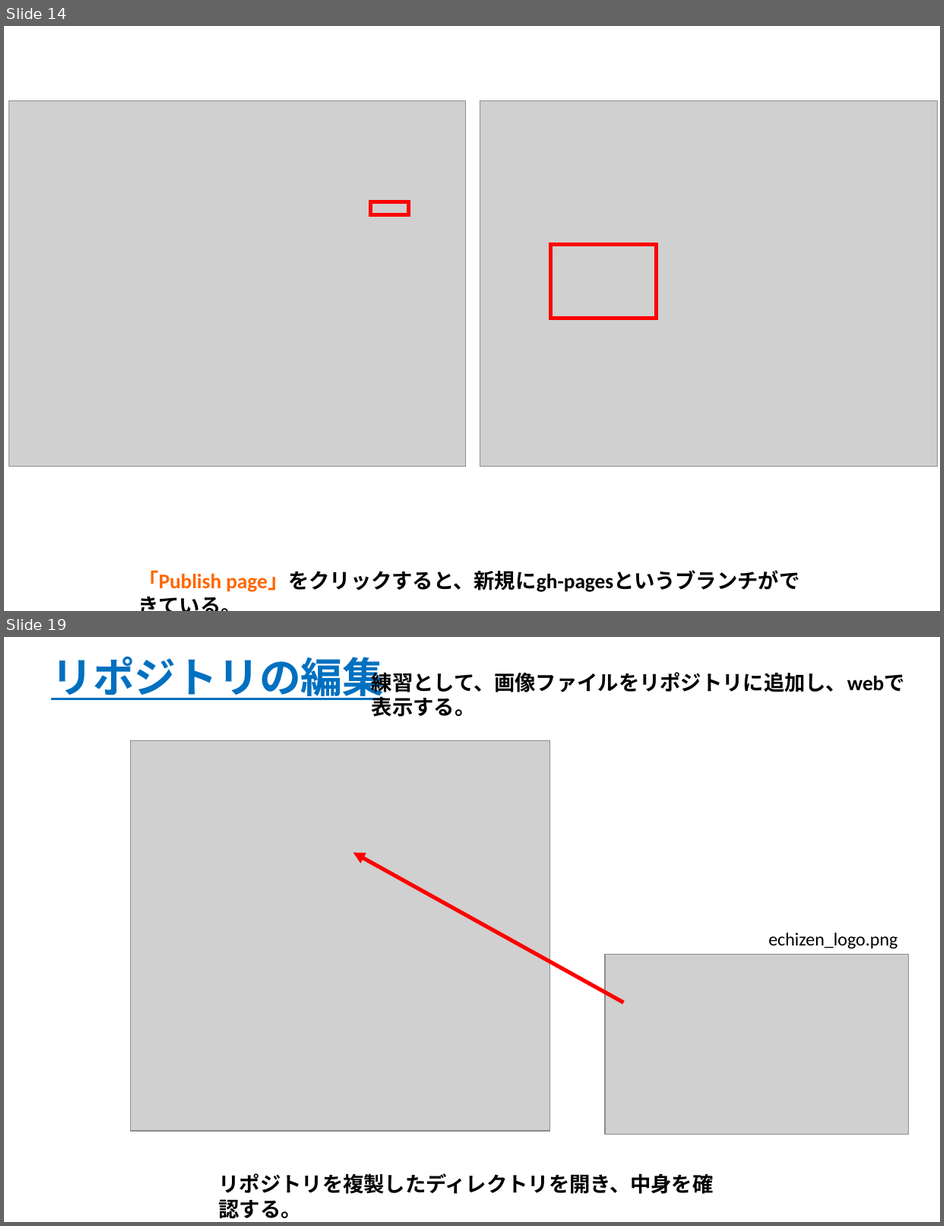
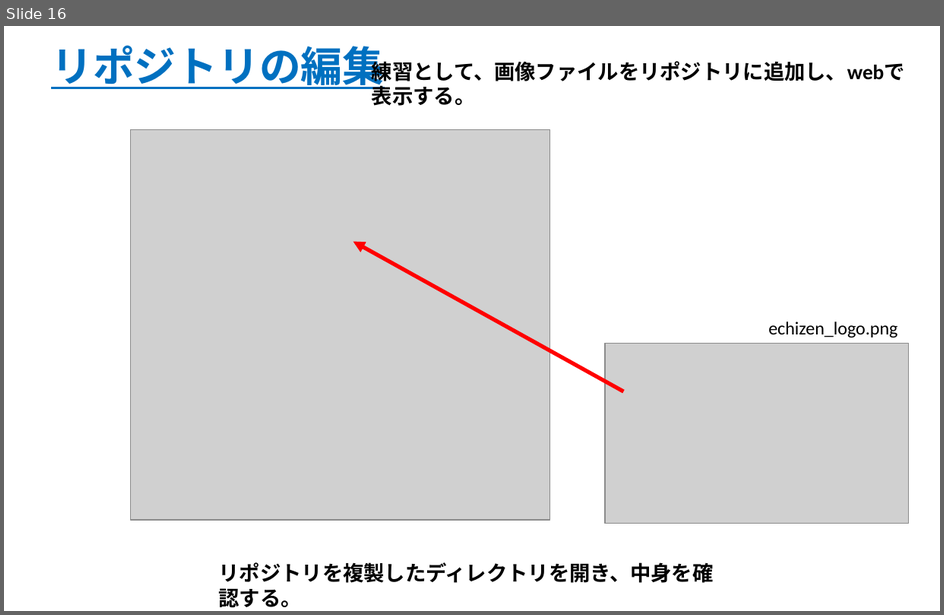
Before and after one commit to gis-oer/gis-oer, a slide deck: GISオープン教材/インターネットの活用/GitHubビギナーズマニュアル/GitHubビギナーズマニュアル.pptx. Shown one above the other, each under a label of ours: slides 14 and 19 before the commit, slide 16 after it; the slides between them are not shown. The pictures are 944x1226 and 944x615 pixels, drawn with LibreOffice and Linux fonts; fonts in the diff are those of the drawing; grey boxes stand for pictures. Boxes give left, top, right and bottom in pixels: in the first picture for what was removed or moved away, otherwise in the second. Text is boxed around its words. In the diff, an @@ line names an element or a change of style, - is before the commit and + after.

```diff
--- a/GISオープン教材/インターネットの活用/GitHubビギナーズマニュアル/GitHubビギナーズマニュアル.pptx
+++ b/GISオープン教材/インターネットの活用/GitHubビギナーズマニュアル/GitHubビギナーズマニュアル.pptx
@@ slide 14 removed at (x1=4, y1=26, x2=940, y2=611), background #FFFFFF @@
@@ picture removed at (x1=9, y1=101, x2=465, y2=467) @@
@@ picture removed at (x1=481, y1=101, x2=937, y2=467) @@
@@ rectangle removed at (x1=370, y1=202, x2=408, y2=215) @@
@@ rectangle removed at (x1=550, y1=244, x2=657, y2=318) @@
@@ text removed at (x1=138, y1=570, x2=800, y2=592) @@
-「Publish page」をクリックすると、新規にgh-pagesというブランチができている。
@@ what was slide 19 is now slide 16 @@
```
Also in this commit, not shown: 10 slides changed, 2 other slides removed, 14 other files.
